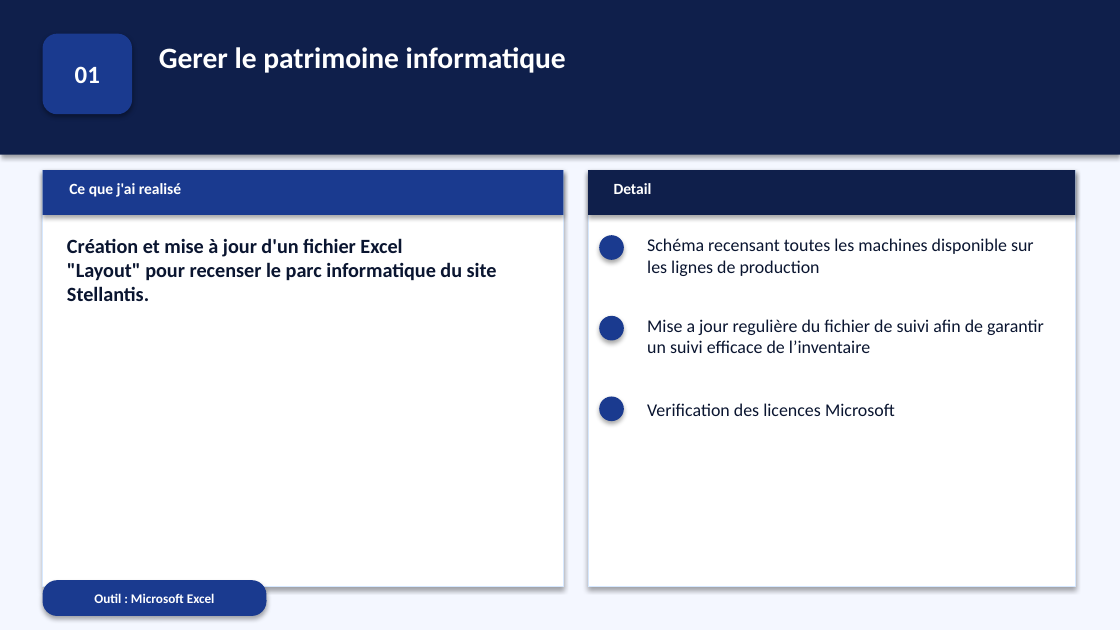
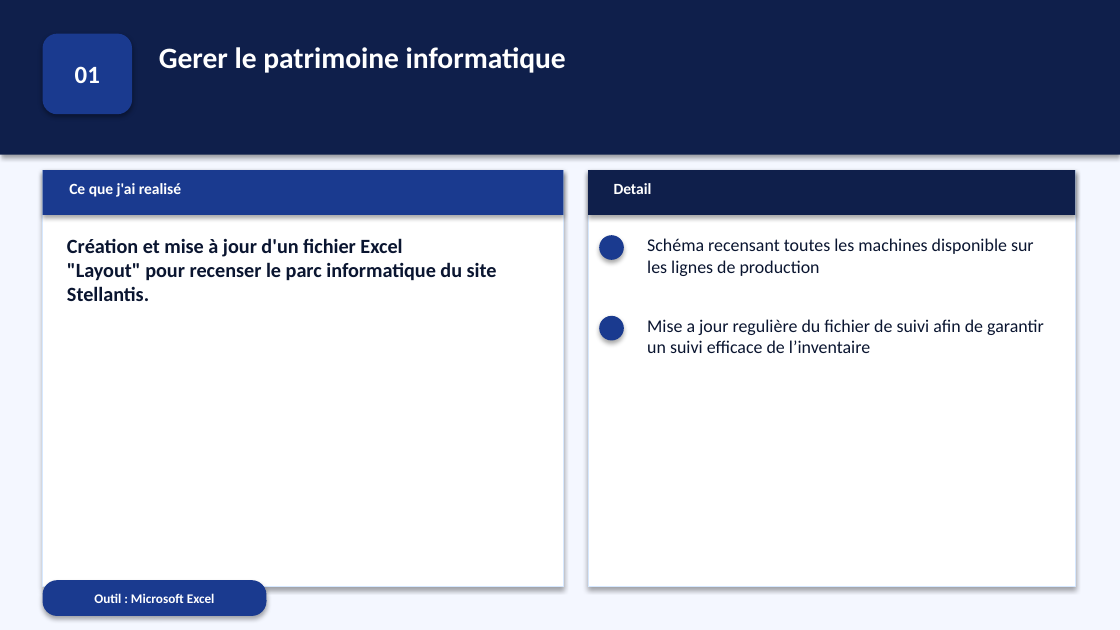
Before and after one commit to Kevincrl/kevincrl.github.io, a slide deck: slide 5 of Compte_Rendu/Presentation_bts_final.pptx. Drawn at 1120x630 pixels with LibreOffice and Linux fonts; fonts in the diff are those of the drawing. Boxes give left, top, right and bottom in pixels: in the first picture for what was removed or moved away, otherwise in the second. Text is boxed around its words. In the diff, an @@ line names an element or a change of style, - is before the commit and + after.

```diff
--- a/Compte_Rendu/Presentation_bts_final.pptx
+++ b/Compte_Rendu/Presentation_bts_final.pptx
@@ ellipse removed at (599, 396, 624, 421) @@
@@ text removed at (647, 403, 895, 416) @@
-Verification des licences Microsoft
```
Also in this commit, not shown: 2 other slides changed.
